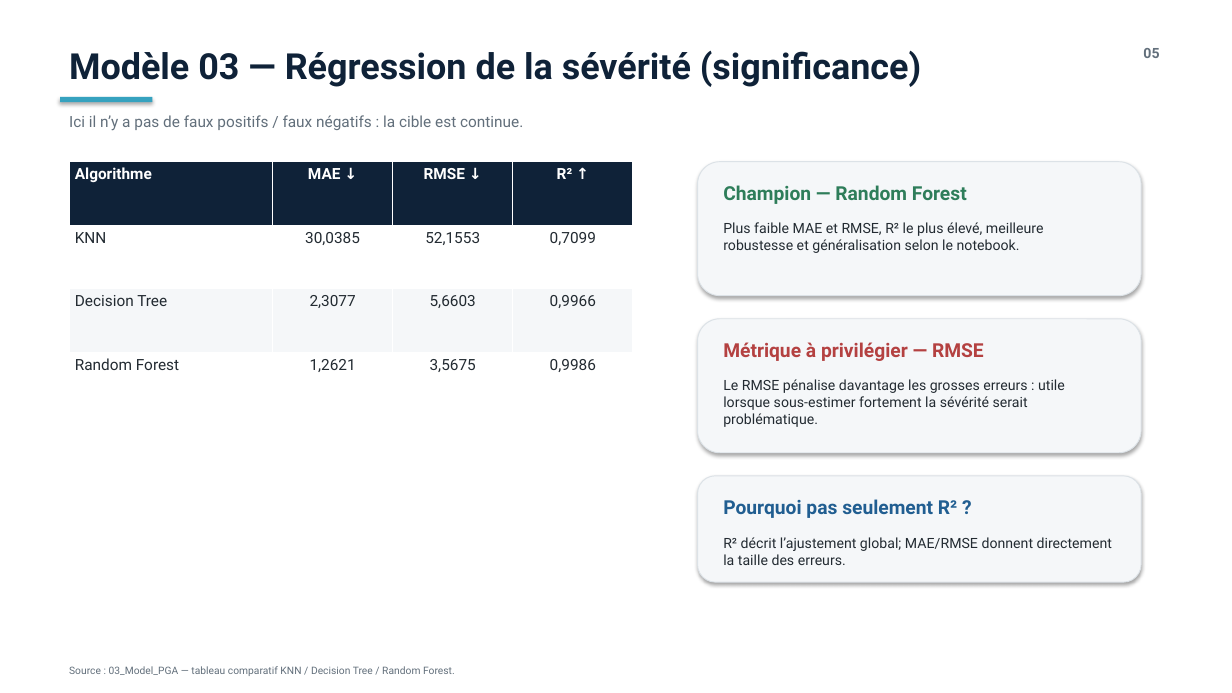
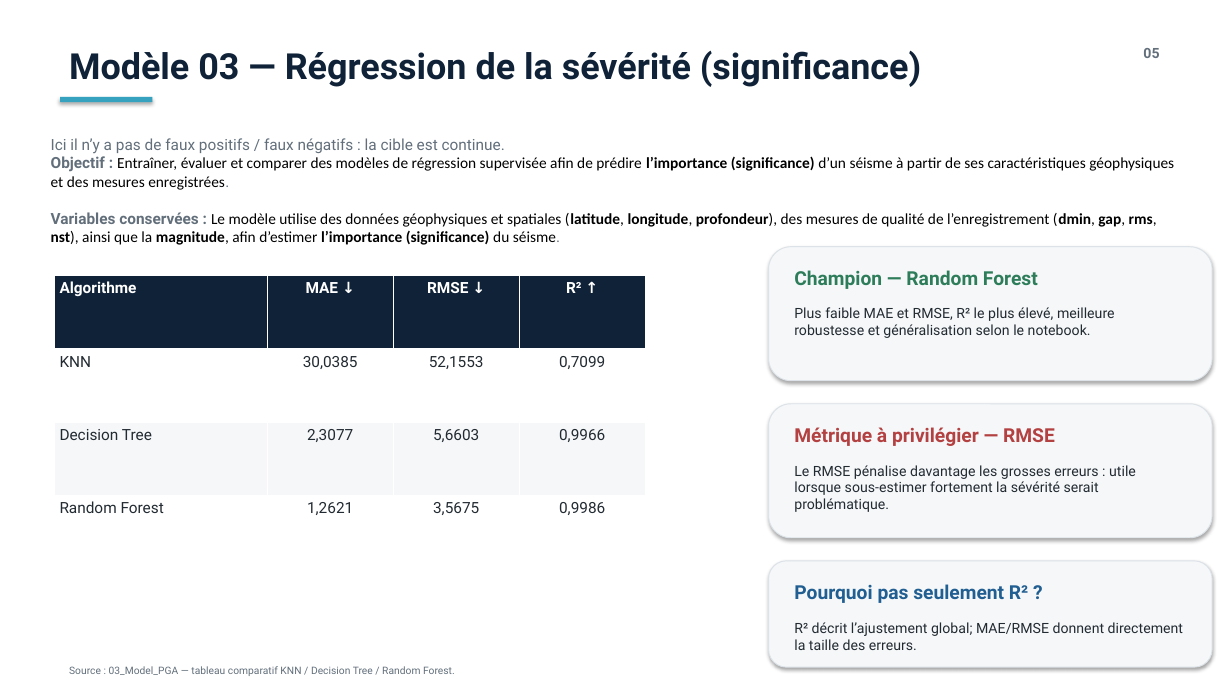
Before and after one commit to tarekalsemaan/USGS-Earthquake-AI, a slide deck: slide 5 of Presentation_TP_USGS_Earthquake_AI_FINAL.pptx. Drawn at 1232x693 pixels with LibreOffice and Linux fonts; fonts in the diff are those of the drawing. Boxes give left, top, right and bottom in pixels: in the first picture for what was removed or moved away, otherwise in the second. Text is boxed around its words. In the diff, an @@ line names an element or a change of style, - is before the commit and + after.

Commit message:
Add files via upload
Modification slide model 03

```diff
--- a/Presentation_TP_USGS_Earthquake_AI_FINAL.pptx
+++ b/Presentation_TP_USGS_Earthquake_AI_FINAL.pptx
@@ text "Ici il n’y a pas ...": place and size @@
-text "Ici il n’y a pas ..." at <box>69,115,523,130</box>
+text "Ici il n’y a pas ..." at <box>51,138,1174,245</box>
@@ text at <box>51,156,1174,245</box>: paragraphs added @@
+Objectif : Entraîner, évaluer et comparer des modèles de régression supervisée afin de prédire l’importance (significance) d’un séisme à partir de ses caractéristiques géophysiques et des mesures enregistrées.
+Variables conservées : Le modèle utilise des données géophysiques et spatiales (latitude, longitude, profondeur), des mesures de qualité de l’enregistrement (dmin, gap, rms, nst), ainsi que la magnitude, afin d’estimer l’importance (significance) du séisme.
@@ table: place and size @@
-table at <box>69,162,633,416</box>
+table at <box>54,276,644,569</box>
@@ 6 texts, 3 rounded rectangles: place and size @@
-6 texts, 3 rounded rectangles at <box>698,162,1141,582</box>
+6 texts, 3 rounded rectangles at <box>769,247,1213,667</box>
```
